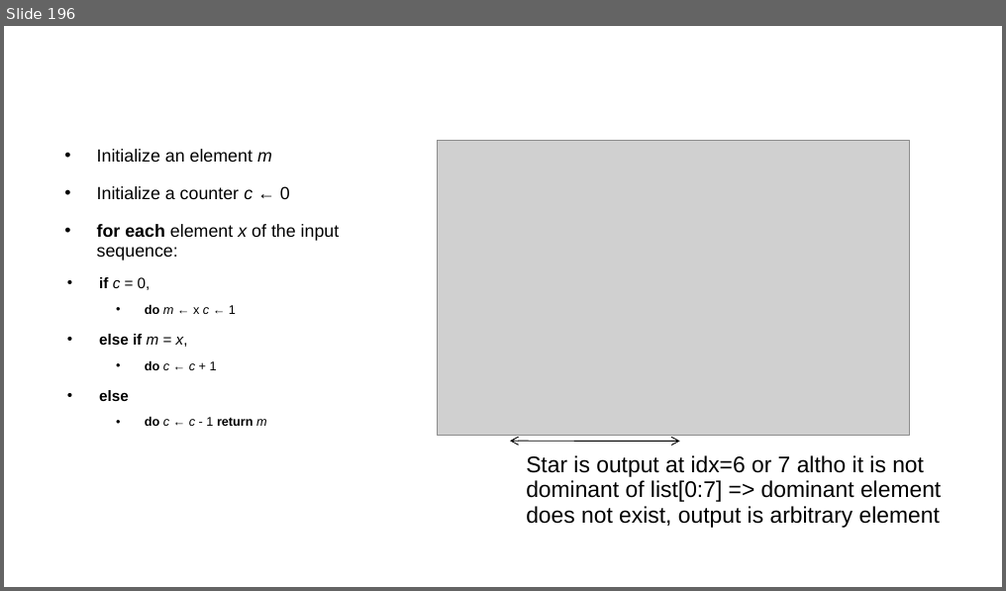
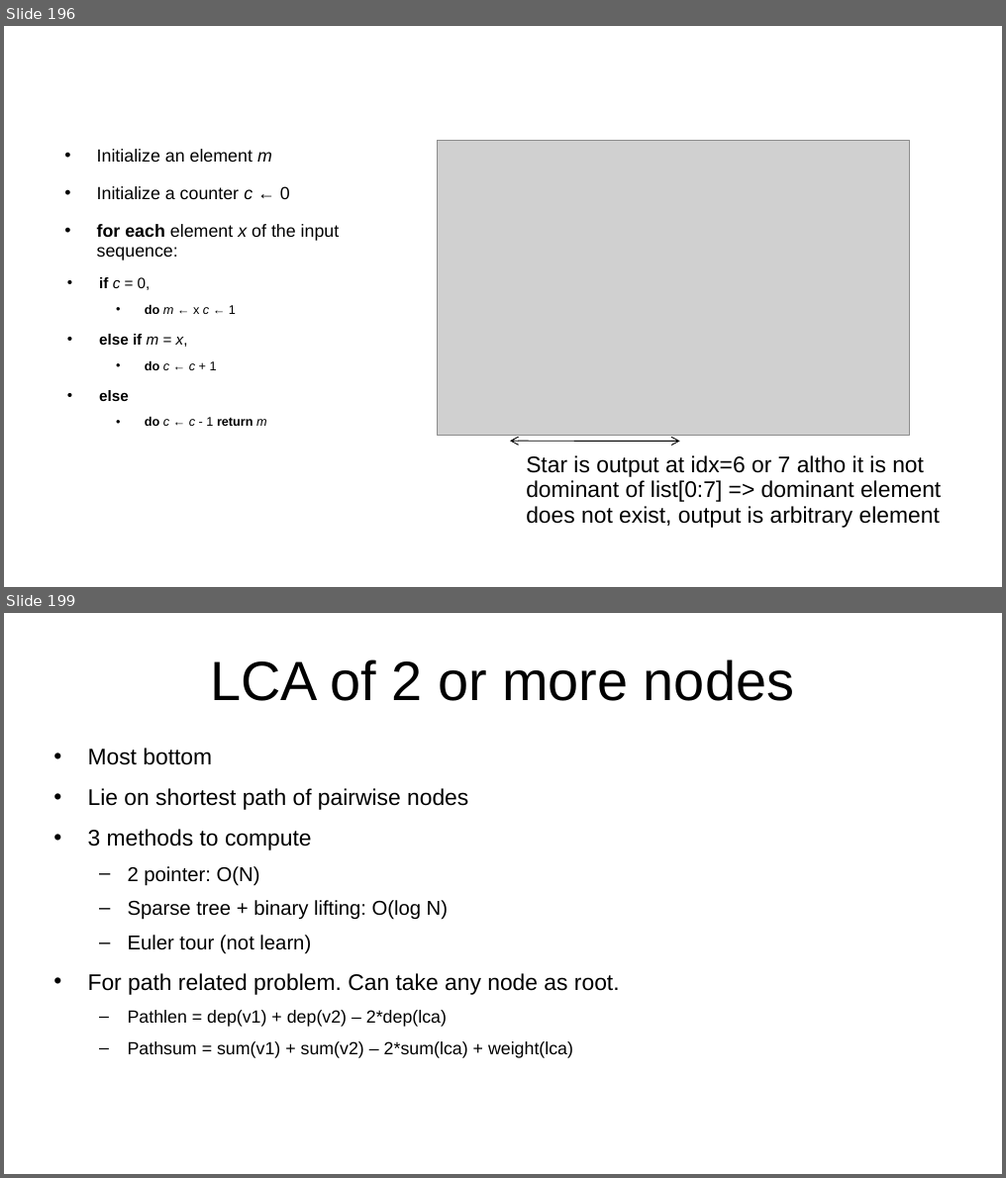
Before and after one commit to kindaichinisan/CompetitiveProgramming, a slide deck: MyCode/competitive_programming.ppt. Shown one above the other, each under a label of ours: slide 196 before the commit, slides 196 and 199 after it; the slides between them are not shown. The pictures are 1006x591 and 1006x1178 pixels, drawn with LibreOffice and Linux fonts; fonts in the diff are those of the drawing; grey boxes stand for pictures. Boxes give left, top, right and bottom in pixels: in the first picture for what was removed or moved away, otherwise in the second. Text is boxed around its words. In the diff, an @@ line names an element or a change of style, - is before the commit and + after.

Commit message:
Solve practice question for Tree

```diff
--- a/MyCode/competitive_programming.ppt
+++ b/MyCode/competitive_programming.ppt
@@ slide 199 added at [4,613,1002,1174], background #FFFFFF @@
@@ title added at [210,660,794,701], 44 pt, text #000000 @@
+LCA of 2 or more nodes
@@ text added at [88,748,620,1059], 18 pt, text #000000 @@
+• Most bottom
+• Lie on shortest path of pairwise nodes
+• 3 methods to compute
+  – 2 pointer: O(N)
+  – Sparse tree + binary lifting: O(log N)
+  – Euler tour (not learn)
+• For path related problem. Can take any node as root.
+  – Pathlen = dep(v1) + dep(v2) – 2*dep(lca)
+  – Pathsum = sum(v1) + sum(v2) – 2*sum(lca) + weight(lca)
```
Also in this commit, not shown: 2 other slides added, 4 other files.
